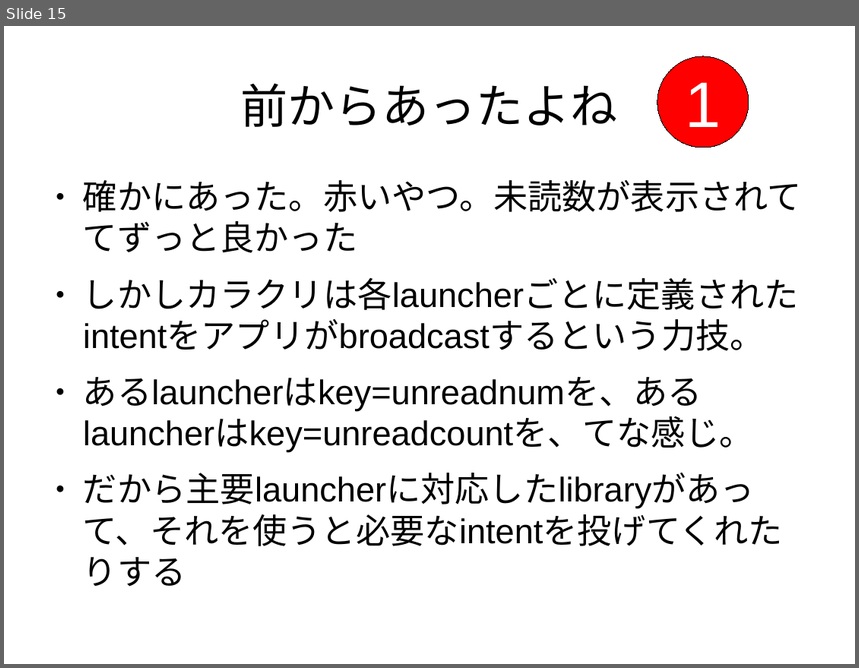
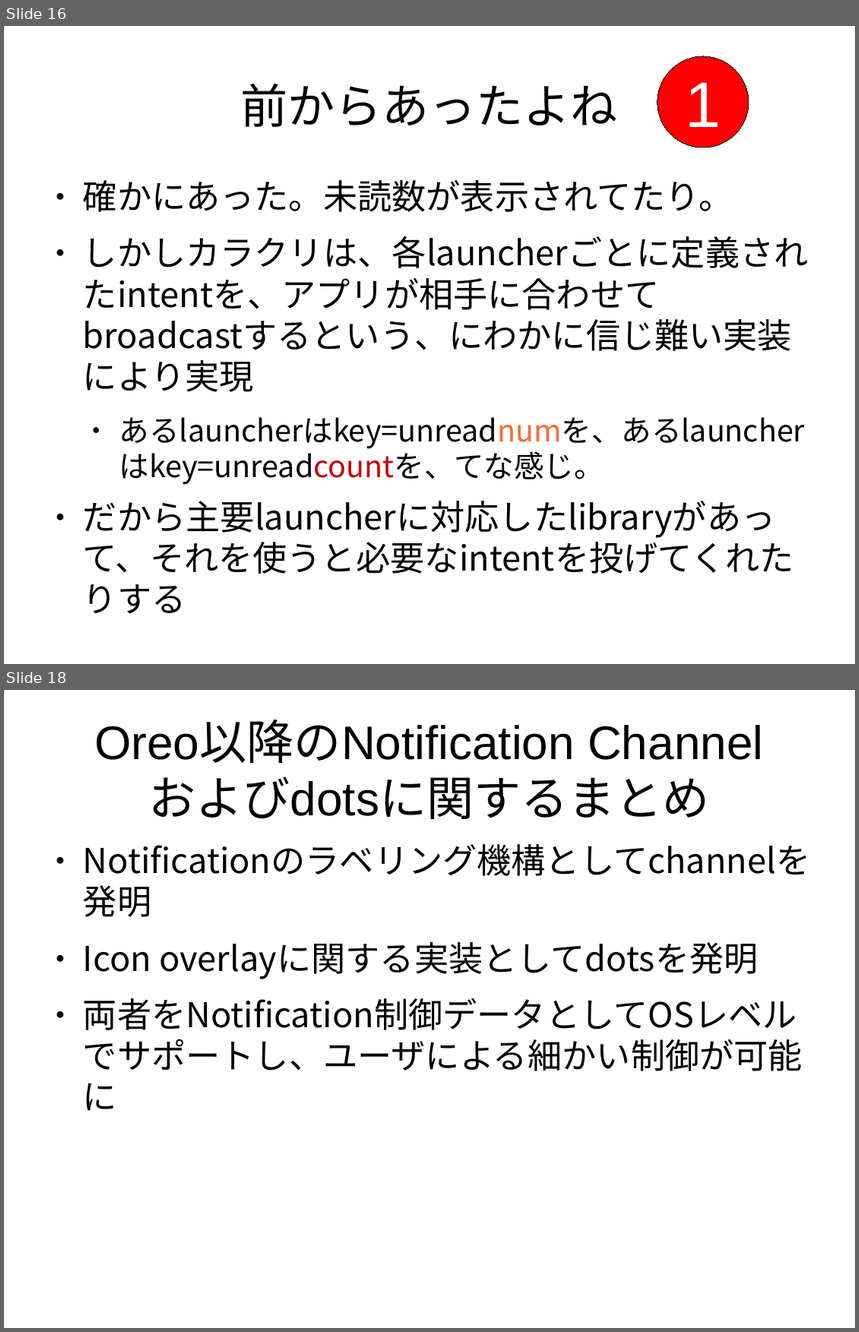
Before and after one commit to tmhouse/TestNotificationChannelSample, a slide deck: NotificationChannelについて.odp. Shown one above the other, each under a label of ours: slide 15 before the commit, slides 16 and 18 after it; the slides between them are not shown. The pictures are 859x668 and 859x1332 pixels, drawn with LibreOffice and Linux fonts; fonts in the diff are those of the drawing. Boxes give left, top, right and bottom in pixels: in the first picture for what was removed or moved away, otherwise in the second. Text is boxed around its words. In the diff, an @@ line names an element or a change of style, - is before the commit and + after.

```diff
--- a/NotificationChannelについて.odp
+++ b/NotificationChannelについて.odp
@@ slide 18 added at [4, 690, 855, 1328], background #FFFFFF @@
@@ title added at [95, 721, 763, 819], 44 pt, text #000000 @@
+Oreo以降のNotification Channel
+およびdotsに関するまとめ
@@ text added at [83, 942, 803, 1111], 32 pt, text #000000 @@
+● Notificationのラベリング機構としてchannelを発明
+● Icon overlayに関する実装としてdotsを発明
+● 両者をNotification制御データとしてOSレベルでサポートし、ユーザによる細かい制御が可能に
@@ what was slide 15 is now slide 16 @@
@@ slide 16 changed as well @@
@@ text at [83, 180, 809, 392]: text changed; font Arial to Noto Sans CJK JP @@
-● 確かにあった。赤いやつ。未読数が表示されててずっと良かった
-● しかしカラクリは各launcherごとに定義されたintentをアプリがbroadcastするという力技。
+● 確かにあった。未読数が表示されてたり。
+● しかしカラクリは、各launcherごとに定義されたintentを、アプリが相手に合わせてbroadcastするという、にわかに信じ難い実装により実現
@@ text at [83, 417, 805, 574]: size 32 to 28 pt, text colour #000000 to #FF6633, text colour #000000 to #C5000B in "あるlauncherはkey=unreadnumを、あるlauncherはkey=unreadcountを、てな感じ。"; font Arial to Noto Sans CJK JP in "あるlauncherはkey=unreadnumを、あるlauncherはkey=unreadcountを、てな感じ。", "だから主要launcherに対応したlibraryがあって、それを使うと必要なintentを投げてくれたりする"; list level 1 to 2 in "あるlauncherはkey=unreadnumを、あるlauncherはkey=unreadcountを、てな感じ。" @@
```
Also in this commit, not shown: 14 other slides changed, 4 other slides added, 2 slides removed.
